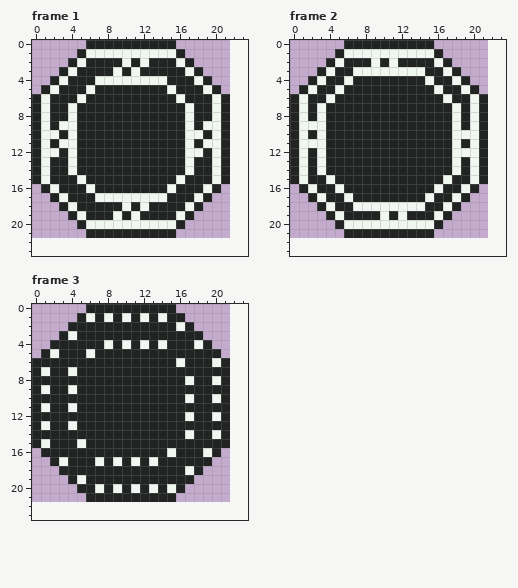
Pixel-art file: raw/ui/button_border.aseprite. Above: the version before the commit.
22x22 pixels, 3 frames. Shown: frame 1, frame 2, frame 3. The old version is drawn lined up with the new one, on the new canvas.
Now the later version:
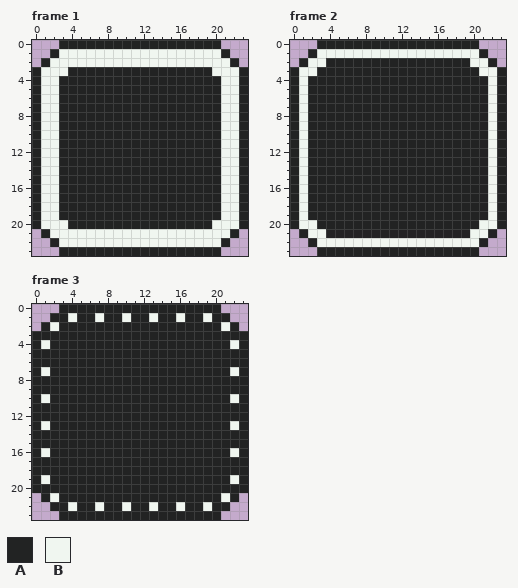
Palette (. is transparent): A #222323  B #f0f6f0
Edits made:
canvas 22x22 -> 24x24
--- frame 1
@@ x 0..23 @@
- 0 ......AAAAAAAAAA........
- 1 .....ABBBBBBBBBBA.......
- 2 ....ABAAAABABAAABA......
- 3 ...ABAAAABABAAAAABA.....
- 4 ..ABAAABBBBBBBBAAABA....
- 5 .ABAAABAAAAAAAABAAABA...
- 6 ABAAABAAAAAAAAAABAAABA..
- 7 ABAABAAAAAAAAAAAABAABA..
- 8 ABAABAAAAAAAAAAAABAABA..
- 9 ABABBAAAAAAAAAAAABABBA..
-10 ABBABAAAAAAAAAAAABBABA..
-11 ABABBAAAAAAAAAAAABABBA..
-12 ABBABAAAAAAAAAAAABBABA..
-13 ABAABAAAAAAAAAAAABAABA..
-14 ABAABAAAAAAAAAAAABAABA..
-15 ABAAABAAAAAAAAAABAAABA..
-16 .ABAAABAAAAAAAABAAABA...
-17 ..ABAAABBBBBBBBAAABA....
-18 ...ABAAAAABABAAAABA.....
-19 ....ABAAABABAAAABA......
-20 .....ABBBBBBBBBBA.......
-21 ......AAAAAAAAAA........
-22 ........................
-23 ........................
+ 0 ...AAAAAAAAAAAAAAAAAA...
+ 1 ..ABBBBBBBBBBBBBBBBBBA..
+ 2 .ABBBBBBBBBBBBBBBBBBBBA.
+ 3 ABBBAAAAAAAAAAAAAAAABBBA
+ 4 ABBAAAAAAAAAAAAAAAAAABBA
+ 5 ABBAAAAAAAAAAAAAAAAAABBA
+ 6 ABBAAAAAAAAAAAAAAAAAABBA
+ 7 ABBAAAAAAAAAAAAAAAAAABBA
+ 8 ABBAAAAAAAAAAAAAAAAAABBA
+ 9 ABBAAAAAAAAAAAAAAAAAABBA
+10 ABBAAAAAAAAAAAAAAAAAABBA
+11 ABBAAAAAAAAAAAAAAAAAABBA
+12 ABBAAAAAAAAAAAAAAAAAABBA
+13 ABBAAAAAAAAAAAAAAAAAABBA
+14 ABBAAAAAAAAAAAAAAAAAABBA
+15 ABBAAAAAAAAAAAAAAAAAABBA
+16 ABBAAAAAAAAAAAAAAAAAABBA
+17 ABBAAAAAAAAAAAAAAAAAABBA
+18 ABBAAAAAAAAAAAAAAAAAABBA
+19 ABBAAAAAAAAAAAAAAAAAABBA
+20 ABBBAAAAAAAAAAAAAAAABBBA
+21 .ABBBBBBBBBBBBBBBBBBBBA.
+22 ..ABBBBBBBBBBBBBBBBBBA..
+23 ...AAAAAAAAAAAAAAAAAA...
--- frame 2
@@ x 0..23 @@
- 0 ......AAAAAAAAAA........
- 1 .....ABBBBBBBBBBA.......
- 2 ....ABAAABABAAAABA......
- 3 ...ABAABBBBBBBBAABA.....
- 4 ..ABAABAAAAAAAABAABA....
- 5 .ABAABAAAAAAAAAABAABA...
- 6 ABAABAAAAAAAAAAAABAABA..
- 7 ABABAAAAAAAAAAAAAABABA..
- 8 ABABAAAAAAAAAAAAAABABA..
- 9 ABBBAAAAAAAAAAAAAABABA..
-10 ABABAAAAAAAAAAAAAABBBA..
-11 ABBBAAAAAAAAAAAAAABABA..
-12 ABABAAAAAAAAAAAAAABBBA..
-13 ABABAAAAAAAAAAAAAABABA..
-14 ABABAAAAAAAAAAAAAABABA..
-15 ABAABAAAAAAAAAAAABAABA..
-16 .ABAABAAAAAAAAAABAABA...
-17 ..ABAABAAAAAAAABAABA....
-18 ...ABAABBBBBBBBAABA.....
-19 ....ABAAAABABAAABA......
-20 .....ABBBBBBBBBBA.......
-21 ......AAAAAAAAAA........
-22 ........................
-23 ........................
+ 0 ...AAAAAAAAAAAAAAAAAA...
+ 1 ..ABBBBBBBBBBBBBBBBBBA..
+ 2 .ABBAAAAAAAAAAAAAAAABBA.
+ 3 ABBAAAAAAAAAAAAAAAAAABBA
+ 4 ABAAAAAAAAAAAAAAAAAAAABA
+ 5 ABAAAAAAAAAAAAAAAAAAAABA
+ 6 ABAAAAAAAAAAAAAAAAAAAABA
+ 7 ABAAAAAAAAAAAAAAAAAAAABA
+ 8 ABAAAAAAAAAAAAAAAAAAAABA
+ 9 ABAAAAAAAAAAAAAAAAAAAABA
+10 ABAAAAAAAAAAAAAAAAAAAABA
+11 ABAAAAAAAAAAAAAAAAAAAABA
+12 ABAAAAAAAAAAAAAAAAAAAABA
+13 ABAAAAAAAAAAAAAAAAAAAABA
+14 ABAAAAAAAAAAAAAAAAAAAABA
+15 ABAAAAAAAAAAAAAAAAAAAABA
+16 ABAAAAAAAAAAAAAAAAAAAABA
+17 ABAAAAAAAAAAAAAAAAAAAABA
+18 ABAAAAAAAAAAAAAAAAAAAABA
+19 ABAAAAAAAAAAAAAAAAAAAABA
+20 ABBAAAAAAAAAAAAAAAAAABBA
+21 .ABBAAAAAAAAAAAAAAAABBA.
+22 ..ABBBBBBBBBBBBBBBBBBA..
+23 ...AAAAAAAAAAAAAAAAAA...
--- frame 3
@@ x 0..23 @@
- 0 ......AAAAAAAAAA........
- 1 .....ABABABABABAA.......
- 2 ....AAAAAAAAAAAABA......
- 3 ...ABAAAAAAAAAAAAAA.....
- 4 ..AAAAAABABABABAAABA....
- 5 .ABAAABAAAAAAAAAAAAAA...
- 6 AAAAAAAAAAAAAAAABAAABA..
- 7 ABAABAAAAAAAAAAAAAAAAA..
- 8 AAAAAAAAAAAAAAAAABAABA..
- 9 ABAABAAAAAAAAAAAAAAAAA..
-10 AAAAAAAAAAAAAAAAABAABA..
-11 ABAABAAAAAAAAAAAAAAAAA..
-12 AAAAAAAAAAAAAAAAABAABA..
-13 ABAABAAAAAAAAAAAAAAAAA..
-14 AAAAAAAAAAAAAAAAABAABA..
-15 ABAAABAAAAAAAAAAAAAAAA..
-16 .AAAAAAAAAAAAAABAAABA...
-17 ..ABAAABABABABAAAAAA....
-18 ...AAAAAAAAAAAAAABA.....
-19 ....ABAAAAAAAAAAAA......
-20 .....AABABABABABA.......
-21 ......AAAAAAAAAA........
-22 ........................
-23 ........................
+ 0 ...AAAAAAAAAAAAAAAAAA...
+ 1 ..AABAABAABAABAABAABAA..
+ 2 .ABAAAAAAAAAAAAAAAAAABA.
+ 3 AAAAAAAAAAAAAAAAAAAAAAAA
+ 4 ABAAAAAAAAAAAAAAAAAAAABA
+ 5 AAAAAAAAAAAAAAAAAAAAAAAA
+ 6 AAAAAAAAAAAAAAAAAAAAAAAA
+ 7 ABAAAAAAAAAAAAAAAAAAAABA
+ 8 AAAAAAAAAAAAAAAAAAAAAAAA
+ 9 AAAAAAAAAAAAAAAAAAAAAAAA
+10 ABAAAAAAAAAAAAAAAAAAAABA
+11 AAAAAAAAAAAAAAAAAAAAAAAA
+12 AAAAAAAAAAAAAAAAAAAAAAAA
+13 ABAAAAAAAAAAAAAAAAAAAABA
+14 AAAAAAAAAAAAAAAAAAAAAAAA
+15 AAAAAAAAAAAAAAAAAAAAAAAA
+16 ABAAAAAAAAAAAAAAAAAAAABA
+17 AAAAAAAAAAAAAAAAAAAAAAAA
+18 AAAAAAAAAAAAAAAAAAAAAAAA
+19 ABAAAAAAAAAAAAAAAAAAAABA
+20 AAAAAAAAAAAAAAAAAAAAAAAA
+21 .ABAAAAAAAAAAAAAAAAAABA.
+22 ..AABAABAABAABAABAABAA..
+23 ...AAAAAAAAAAAAAAAAAA...
Pixel boxes of the changes (left, top, right, bottom) in both pictures:
changed: (32, 40, 248, 256)
changed: (290, 40, 506, 256)
changed: (32, 304, 248, 520)
